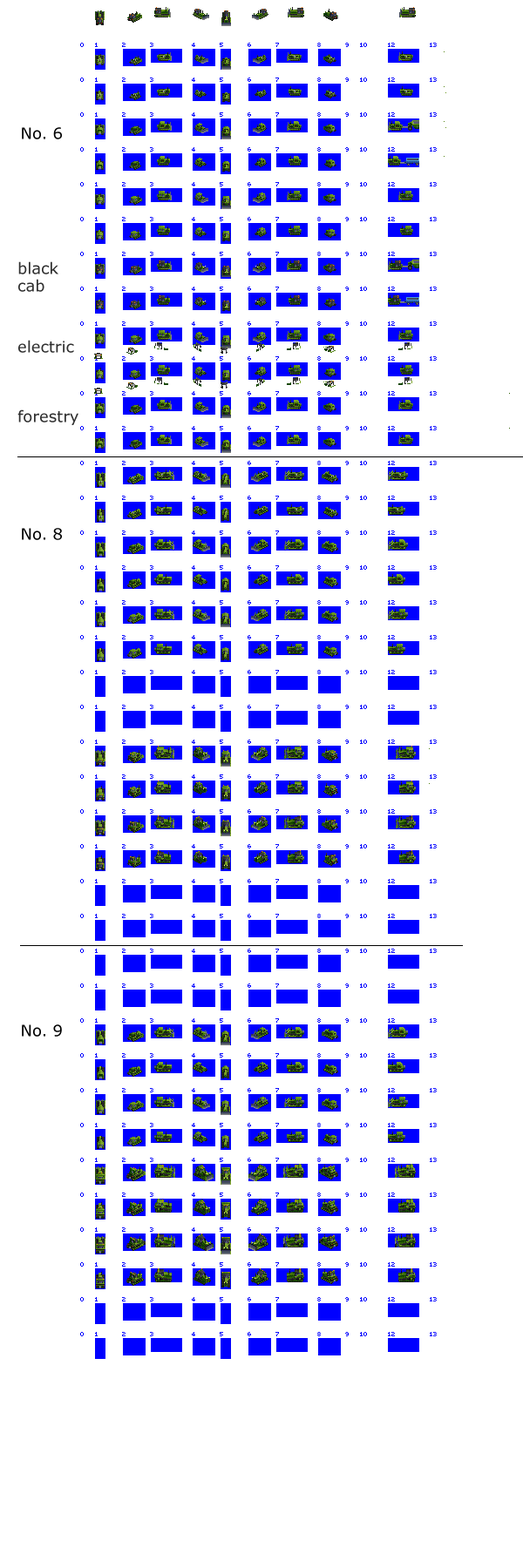
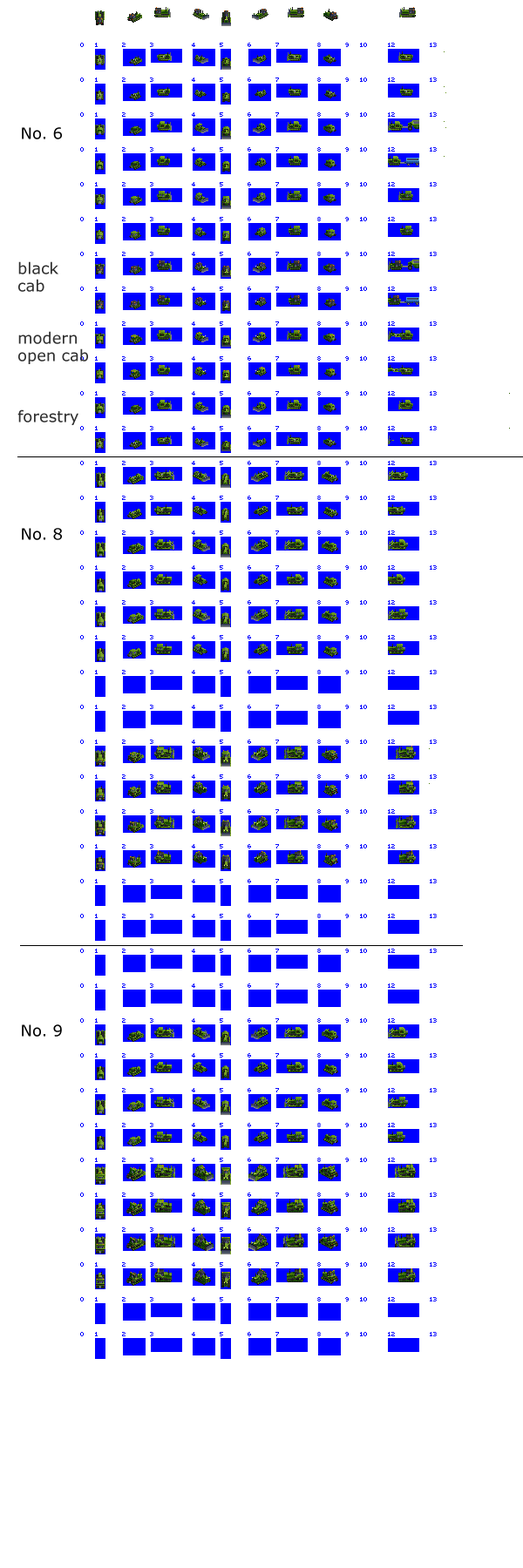
Layered file, before and after one edit (523px x 1568px). Changes by layer:
renamed "black cab electric" to "black cab modern open c", painted on it over [18, 331, 88, 365]
removed layer "black cabs" from group "Smaller, with cab" over [94, 263, 413, 394]
painted on "cab open" over [96, 330, 412, 447]
painted on "cab enclosed" over [96, 262, 413, 378]
painted on "blade over-body" over [160, 265, 411, 453]
painted on "body" (1st of 6, in "No 6 Bulldozer" › "Smaller, with cab") over [137, 330, 403, 374]
painted on "blade behind-body" over [94, 266, 329, 447]
